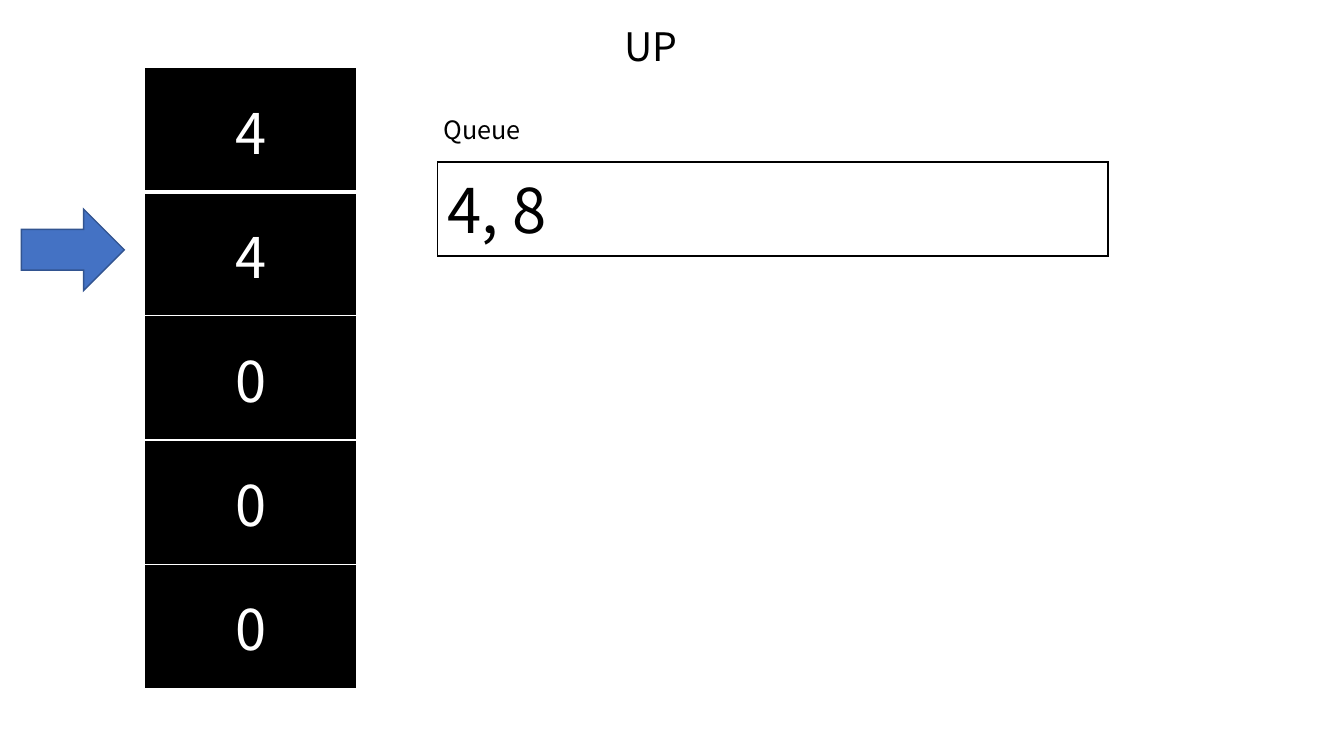
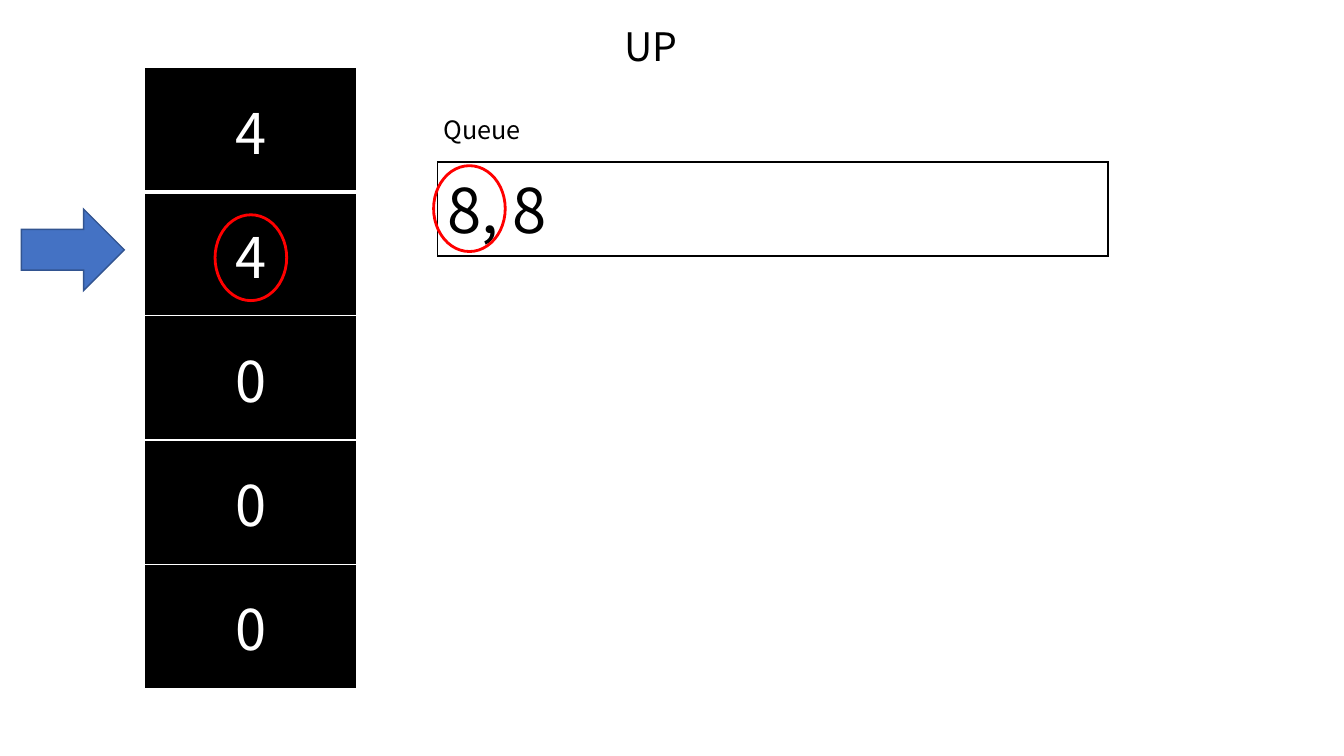
Before and after one commit to kalgory/210119_2048_CWY, a slide deck: slide 12 of 2048.pptx (slide 13 before the commit). Drawn at 1344x756 pixels with LibreOffice and Linux fonts; fonts in the diff are those of the drawing. Boxes give left, top, right and bottom in pixels: in the first picture for what was removed or moved away, otherwise in the second. Text is boxed around its words. In the diff, an @@ line names an element or a change of style, - is before the commit and + after.

```diff
--- a/2048.pptx
+++ b/2048.pptx
@@ ellipse added at (434,165,505,251), outline #FF0000 2 pt @@
@@ text in rectangle at (447,170,547,249): text changed @@
-4, 8
+8, 8
@@ ellipse added at (215,215,286,300), outline #FF0000 2 pt @@
```
Also in this commit, not shown: 6 other slides changed, 1 slide added, 1 slide removed.
